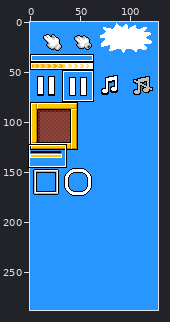
Two states of a sprite sheet, happydash.gmx/gfx/sprHud.png. Above, an overview of the earlier version with the close-up marked.
Close-up. Before the commit:
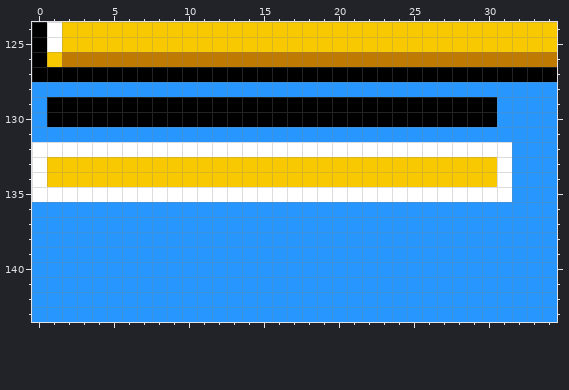
The file is 128x288 pixels. Shown: x 0..34, y 124..143. The commit also changed other parts of the picture, which this record leaves out.
And afterwards:
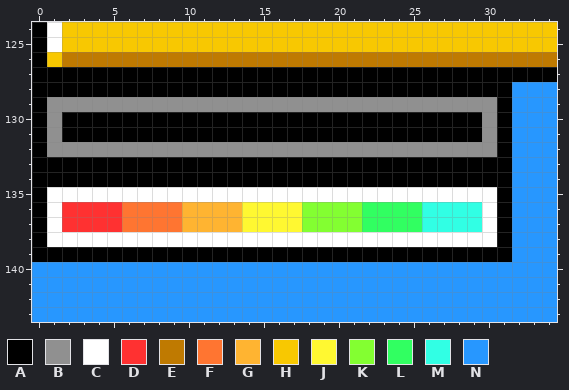
Palette (. is transparent): A #000000  B #909090  C #ffffff  D #ff3131  E #bf7a01  F #ff7531  G #ffb431  H #f8c801  J #fff831  K #83ff31  L #31ff61  M #31ffe4  N #2797ff
The exact change:
{"y":128,"x":0,"old":"NNNNNNNNNNNNNNNNNNNNNNNNNNNNNNNN","new":"AAAAAAAAAAAAAAAAAAAAAAAAAAAAAAAA"}
{"y":129,"x":0,"old":"NAAAAAAAAAAAAAAAAAAAAAAAAAAAAAAN","new":"ABBBBBBBBBBBBBBBBBBBBBBBBBBBBBBA"}
{"y":130,"x":0,"old":"NA","new":"AB"}
{"y":130,"x":30,"old":"AN","new":"BA"}
{"y":131,"x":0,"old":"NNNNNNNNNNNNNNNNNNNNNNNNNNNNNNNN","new":"ABAAAAAAAAAAAAAAAAAAAAAAAAAAAABA"}
{"y":132,"x":0,"old":"CCCCCCCCCCCCCCCCCCCCCCCCCCCCCCCC","new":"ABBBBBBBBBBBBBBBBBBBBBBBBBBBBBBA"}
{"y":133,"x":0,"old":"CHHHHHHHHHHHHHHHHHHHHHHHHHHHHHHC","new":"AAAAAAAAAAAAAAAAAAAAAAAAAAAAAAAA"}
{"y":134,"x":0,"old":"CHHHHHHHHHHHHHHHHHHHHHHHHHHHHHHC","new":"AAAAAAAAAAAAAAAAAAAAAAAAAAAAAAAA"}
{"y":135,"x":0,"old":"C","new":"A"}
{"y":135,"x":31,"old":"C","new":"A"}
{"y":136,"x":0,"old":"NNNNNNNNNNNNNNNNNNNNNNNNNNNNNNNN","new":"ACDDDDFFFFGGGGJJJJKKKKLLLLMMMMCA"}
{"y":137,"x":0,"old":"NNNNNNNNNNNNNNNNNNNNNNNNNNNNNNNN","new":"ACDDDDFFFFGGGGJJJJKKKKLLLLMMMMCA"}
{"y":138,"x":0,"old":"NNNNNNNNNNNNNNNNNNNNNNNNNNNNNNNN","new":"ACCCCCCCCCCCCCCCCCCCCCCCCCCCCCCA"}
{"y":139,"x":0,"old":"NNNNNNNNNNNNNNNNNNNNNNNNNNNNNNNN","new":"AAAAAAAAAAAAAAAAAAAAAAAAAAAAAAAA"}
{"label":"changed","picture_box":[32,82,512,262]}
